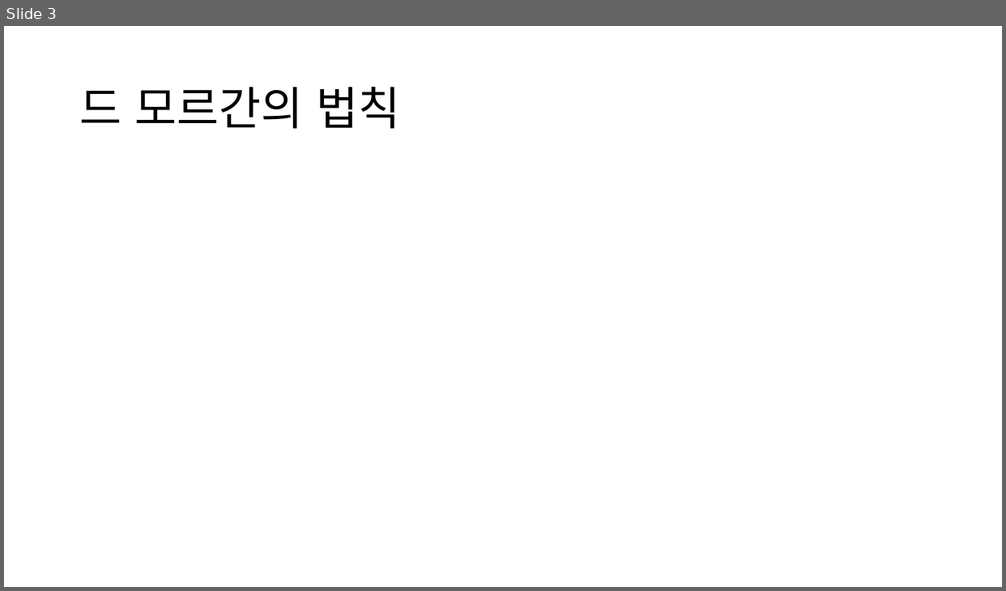
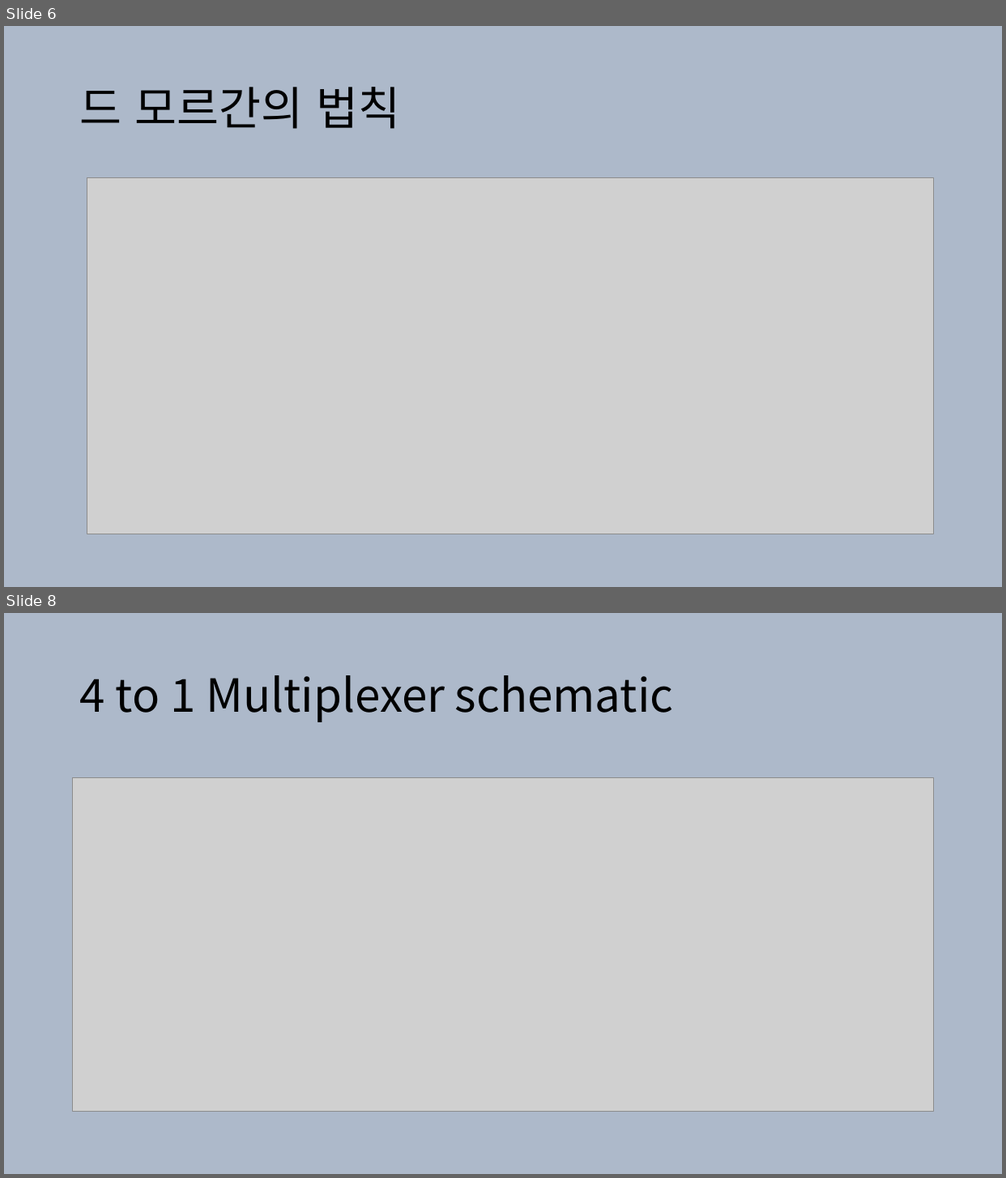
Before and after one commit to jwl1109/IOT, a slide deck: VLSI design 설계 실습/2025-05-28.pptx. Shown one above the other, each under a label of ours: slide 3 before the commit, slides 6 and 8 after it; the slides between them are not shown. The pictures are 1006x591 and 1006x1178 pixels, drawn with LibreOffice and Linux fonts; fonts in the diff are those of the drawing; grey boxes stand for pictures. Boxes give left, top, right and bottom in pixels: in the first picture for what was removed or moved away, otherwise in the second. Text is boxed around its words. In the diff, an @@ line names an element or a change of style, - is before the commit and + after.

```diff
--- a/VLSI design 설계 실습/2025-05-28.pptx
+++ b/VLSI design 설계 실습/2025-05-28.pptx
@@ slide 8 added at [4,613,1002,1174], background #ADB9CA @@
@@ title added at [80,675,674,722], 44 pt, text #000000 @@
+4 to 1 Multiplexer schematic
@@ picture added at [73,777,934,1112] @@
@@ what was slide 3 is now slide 6 @@
@@ slide 6 changed as well @@
@@ background #FFFFFF to #ADB9CA @@
@@ picture added at [87,178,934,535] @@
```
Also in this commit, not shown: 12 other slides changed, 8 other slides added, 8 slides removed, 4 other files.
